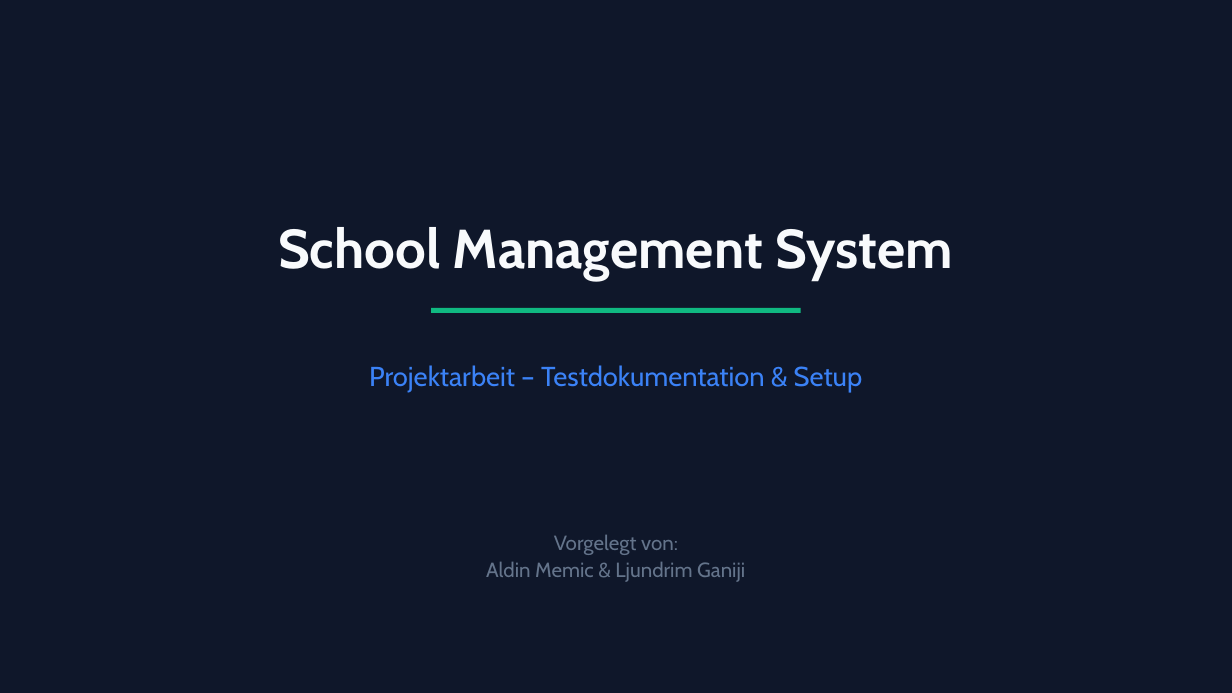
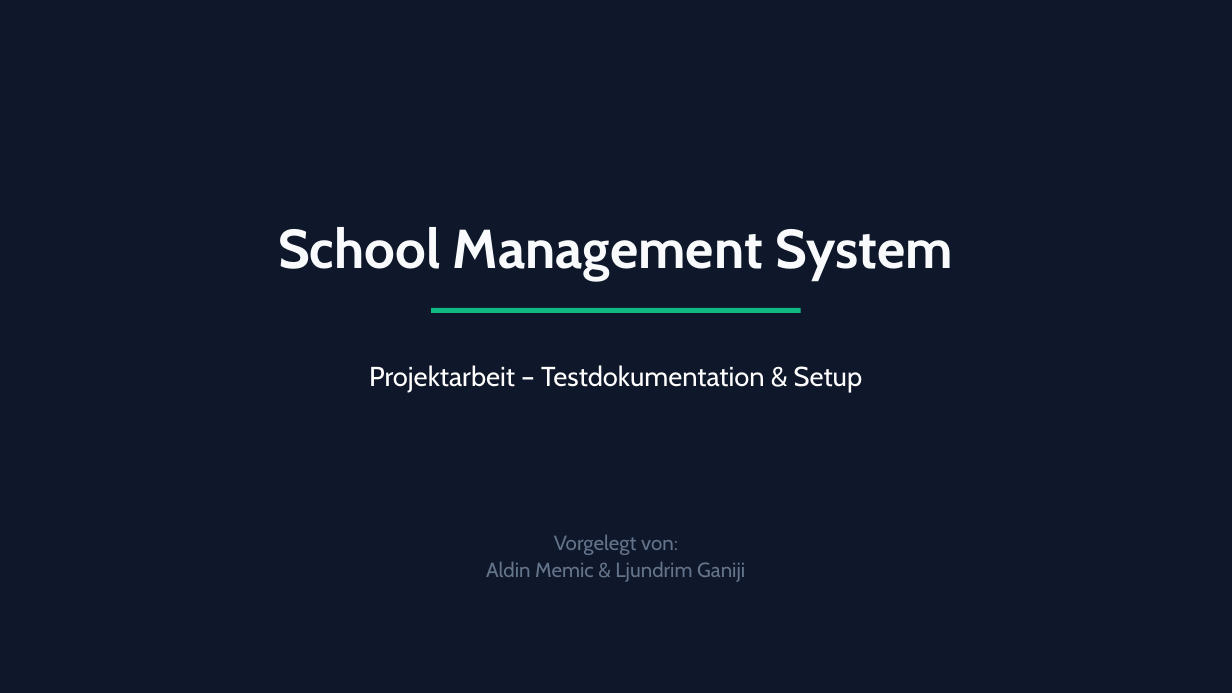
Before and after one commit to AldinMemic187/school-management-system, a slide deck: slide 1 of PRESENTATION.pptx. Drawn at 1232x693 pixels with LibreOffice and Linux fonts; fonts in the diff are those of the drawing. Boxes give left, top, right and bottom in pixels: in the first picture for what was removed or moved away, otherwise in the second. Text is boxed around its words. In the diff, an @@ line names an element or a change of style, - is before the commit and + after.

```diff
--- a/PRESENTATION.pptx
+++ b/PRESENTATION.pptx
@@ text "Projektarbeit – Testdokumentation & Setup" at <box>369,365,863,392</box>: text colour #3B82F6 to #FFFFFF @@
```
Also in this commit, not shown: 4 other slides changed.
